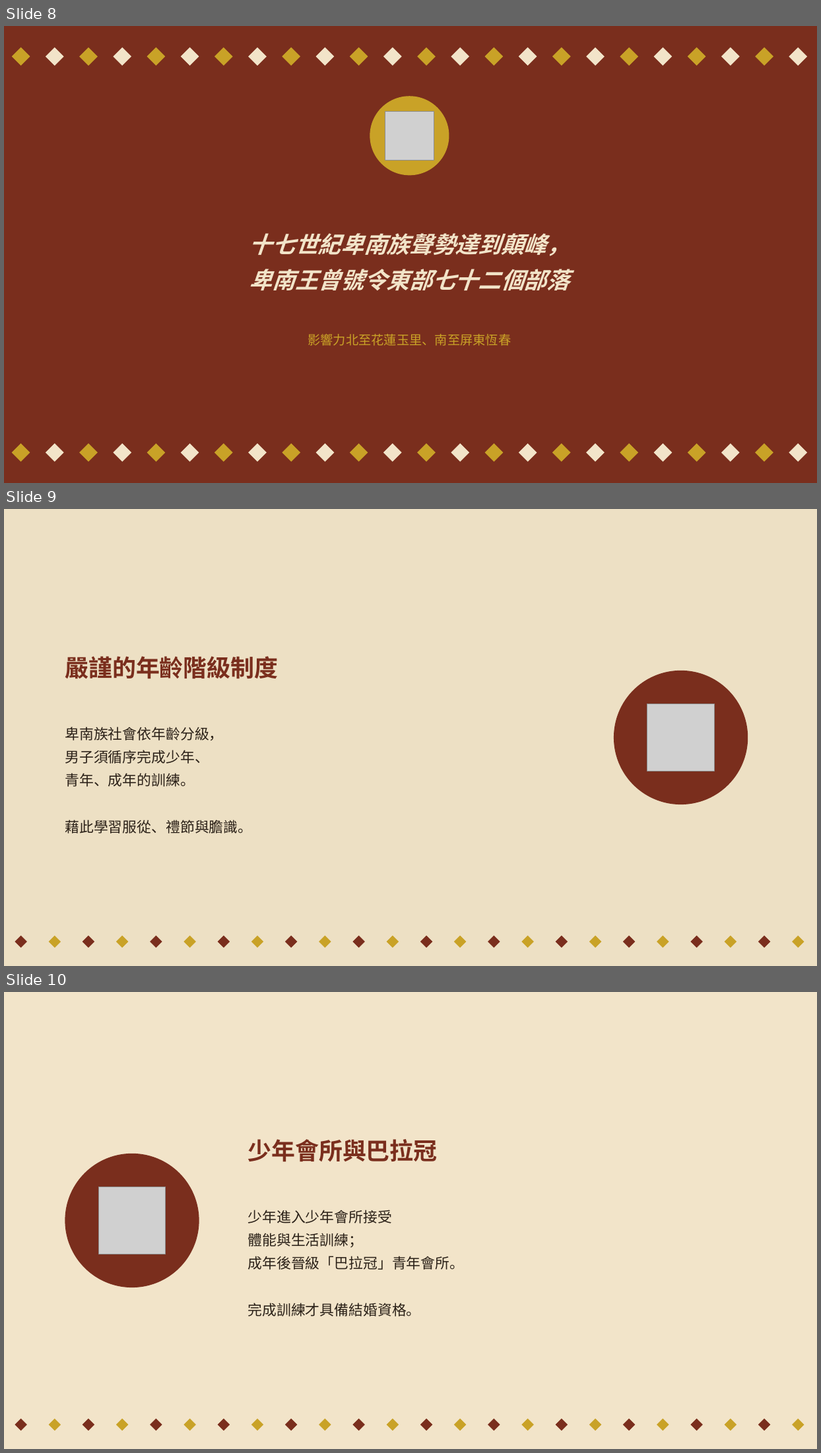
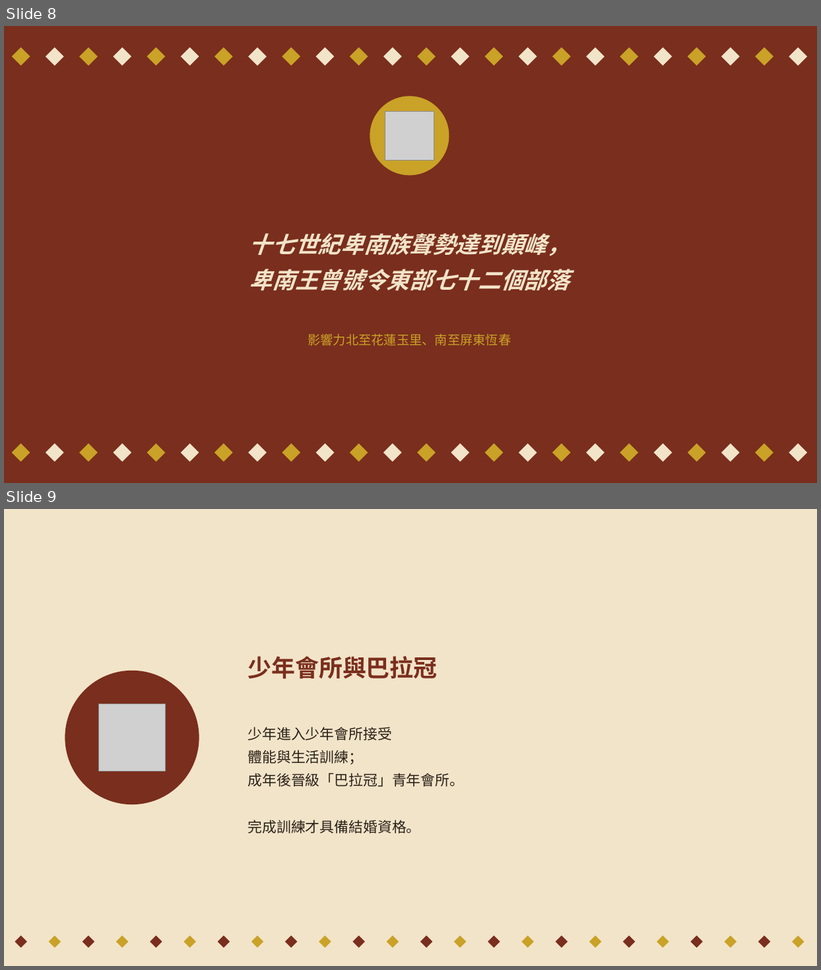
Before and after one commit to gugugaga0620/-, a slide deck: 機智卑南_開場動畫_完整版 (1).pptx. Shown one above the other, each under a label of ours: slides 8, 9 and 10 before the commit, slides 8 and 9 after it. The pictures are 821x1453 and 821x970 pixels, drawn with LibreOffice and Linux fonts; fonts in the diff are those of the drawing; grey boxes stand for pictures. Boxes give left, top, right and bottom in pixels: in the first picture for what was removed or moved away, otherwise in the second. Text is boxed around its words. In the diff, an @@ line names an element or a change of style, - is before the commit and + after.

```diff
--- a/機智卑南_開場動畫_完整版 (1).pptx
+++ b/機智卑南_開場動畫_完整版 (1).pptx
@@ slide 9 removed at <box>4,509,817,966</box>, background #EDE0C4 @@
@@ text removed at <box>65,656,278,679</box> @@
-嚴謹的年齡階級制度
@@ ellipse removed at <box>614,671,748,805</box> @@
@@ picture removed at <box>648,704,715,771</box> @@
@@ text removed at <box>65,727,252,834</box> @@
-卑南族社會依年齡分級，
-男子須循序完成少年、
-青年、成年的訓練。
-藉此學習服從、禮節與膽識。
@@ diamond removed at <box>15,936,27,948</box> @@
@@ diamond removed at <box>48,936,61,948</box> @@
@@ diamond removed at <box>83,936,95,948</box> @@
@@ diamond removed at <box>116,936,129,948</box> @@
@@ diamond removed at <box>150,936,162,948</box> @@
@@ diamond removed at <box>184,936,196,948</box> @@
@@ diamond removed at <box>217,936,230,948</box> @@
@@ diamond removed at <box>252,936,264,948</box> @@
@@ diamond removed at <box>285,936,298,948</box> @@
@@ diamond removed at <box>319,936,331,948</box> @@
@@ diamond removed at <box>353,936,365,948</box> @@
@@ diamond removed at <box>386,936,399,948</box> @@
@@ diamond removed at <box>420,936,433,948</box> @@
@@ diamond removed at <box>454,936,467,948</box> @@
@@ diamond removed at <box>488,936,500,948</box> @@
@@ diamond removed at <box>522,936,534,948</box> @@
@@ diamond removed at <box>556,936,568,948</box> @@
@@ diamond removed at <box>589,936,602,948</box> @@
@@ diamond removed at <box>623,936,636,948</box> @@
@@ diamond removed at <box>657,936,669,948</box> @@
@@ diamond removed at <box>691,936,703,948</box> @@
@@ diamond removed at <box>725,936,737,948</box> @@
@@ diamond removed at <box>758,936,771,948</box> @@
@@ diamond removed at <box>792,936,805,948</box> @@
@@ what was slide 10 is now slide 9 @@
```
Also in this commit, not shown: 2 slides added, 6 other slides removed.
